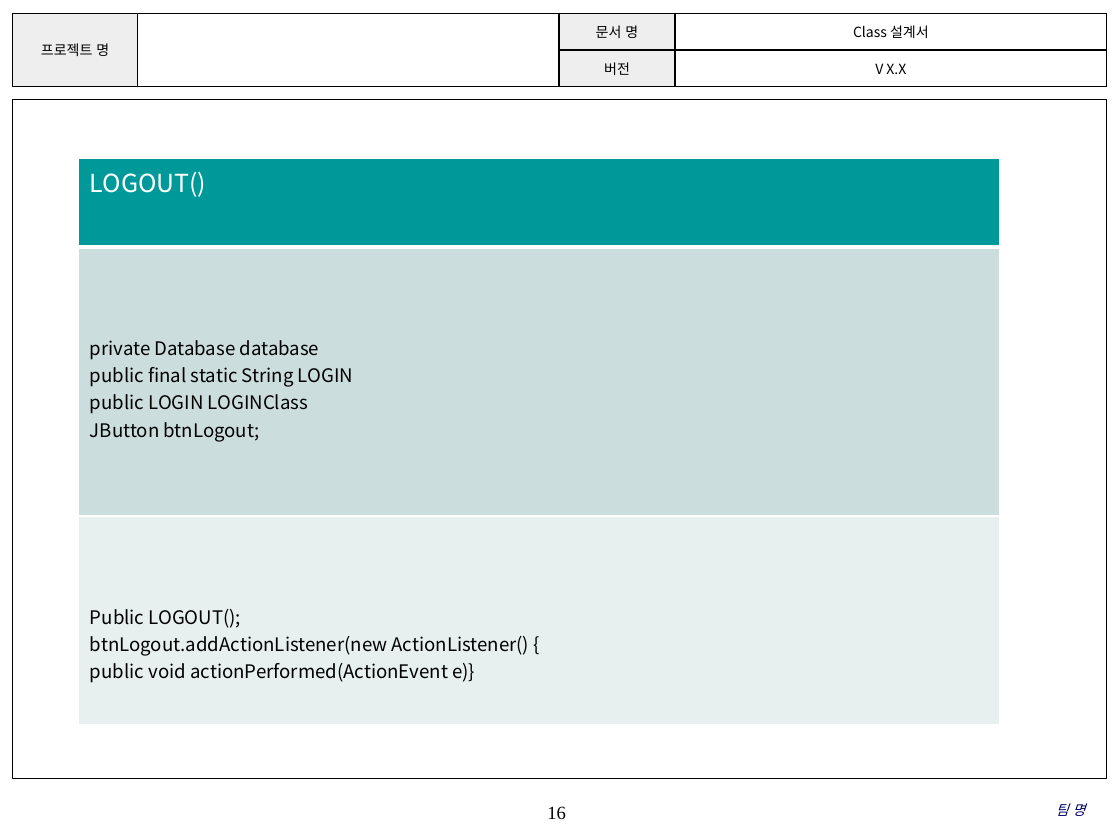
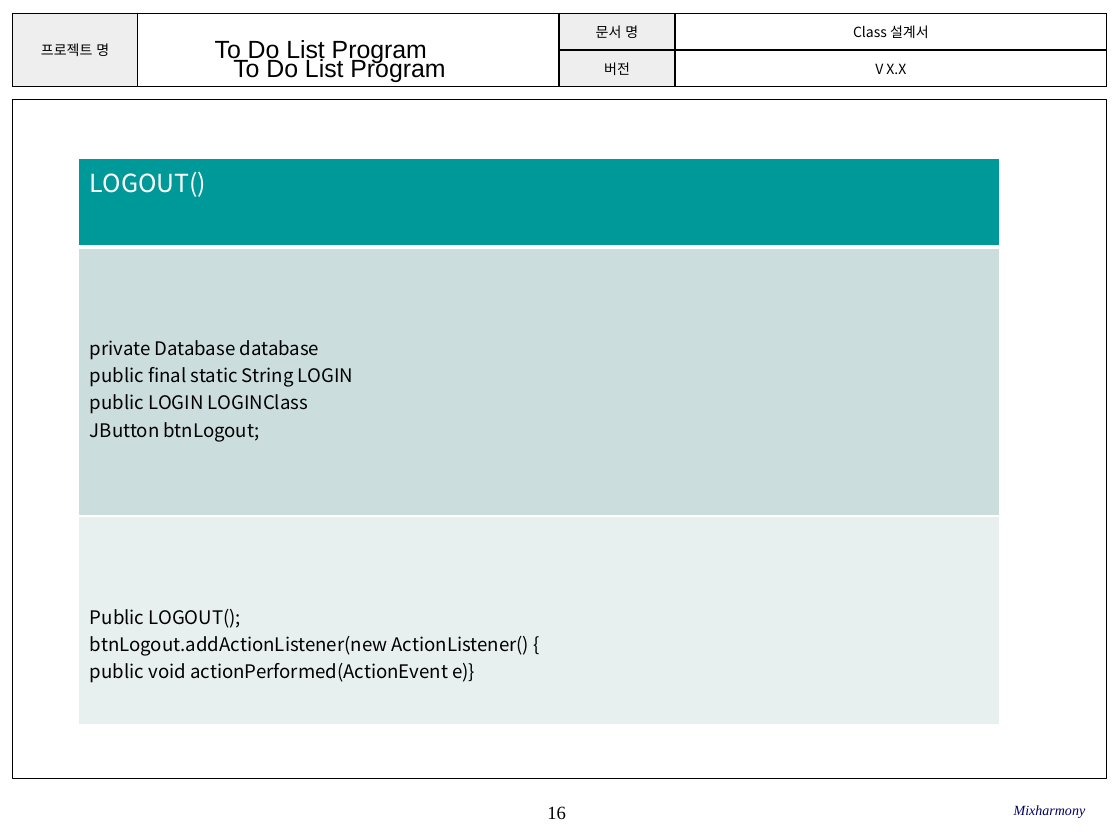
Before and after one commit to SE-admin/SE2017_2_mixharmony, a slide deck: slide 16 of doc/3_ 설계서/Class Design.pptx. Drawn at 1120x840 pixels with LibreOffice and Linux fonts; fonts in the diff are those of the drawing; background and template pictures are left out. Boxes give left, top, right and bottom in pixels: in the first picture for what was removed or moved away, otherwise in the second. Text is boxed around its words. In the diff, an @@ line names an element or a change of style, - is before the commit and + after.

```diff
--- a/doc/3_ 설계서/Class Design.pptx
+++ b/doc/3_ 설계서/Class Design.pptx
@@ text added at (x1=215, y1=40, x2=427, y2=64), 16 pt, text #000000 @@
+To Do List Program
@@ text added at (x1=233, y1=57, x2=445, y2=82), 16 pt, text #000000 @@
+To Do List Program
@@ text at (x1=1014, y1=805, x2=1086, y2=818): text changed @@
-팀 명
+Mixharmony
```
Also in this commit, not shown: 15 other slides changed, 3 slides added.
